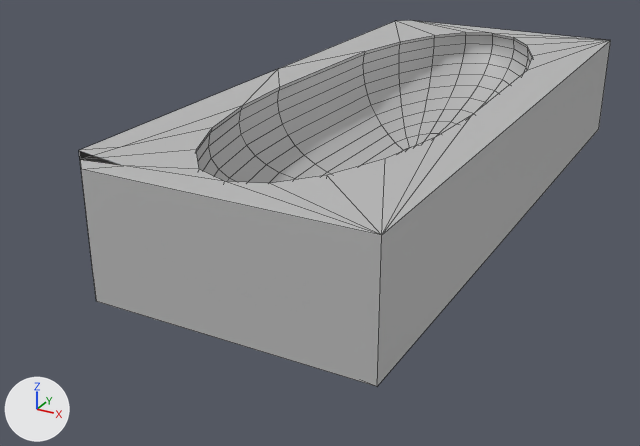
One commit to the FBX model GAJ16/Assets/Models/FBX/bathtub.fbx: the scene before it, then after it.
Before and after are seen from a 50 mm camera at (0.0669, -0.1507, 0.0773) aimed at (-0.0072, -0.0159, 0.0099). The lights are fixed; the arrows at lower left show +X, +Y and +Z. Mesh edges are drawn as thin lines. Where no turn or scale is listed for an object, it has been applied to the vertices.
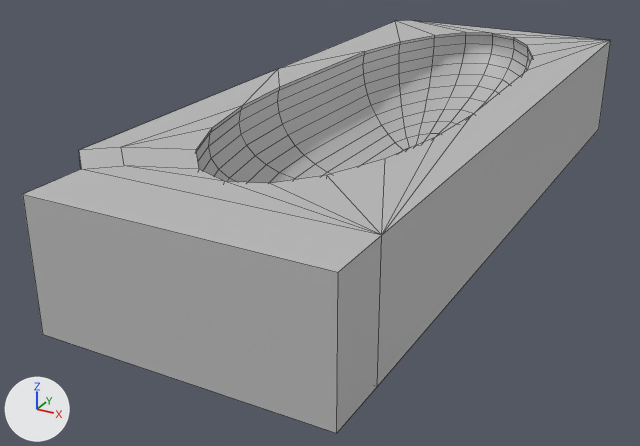
Boxes (x1, y1, x2, y2) around the edits, measured in the pictures (640 x 446 px):
'pCube2', reshaped (11% wider, 13% taller)
    before: (79, 20, 611, 386)
    after: (23, 20, 611, 433)
part 1 of me_mesh, built on
    before: (79, 128, 382, 386)
    after: (23, 128, 382, 433)

Patch to the scene script:
```diff
--- a/GAJ16/Assets/Models/FBX/bathtub.fbx.py
+++ b/GAJ16/Assets/Models/FBX/bathtub.fbx.py
@@ me_mesh @@
 me_mesh.from_pydata(...)  # 261 vertices, 276 faces; spans x -0.0267..0.0267, y -0.0624..0.0624, z -0.0107..0.0107
 # used by ob_pcube2; location = (0.0, 0.0, 0.0225)
 # verts and faces of me_mesh; kept vertices keep their numbers, new ones are numbered from 261
 # before: 0 (0.0267, -0.0624, -0.0107) at pixel (377, 386), 1 (0.0267, -0.0624, 0.0107) at pixel (381, 235), 15 (-0.0059, -0.0542, 0.0107) at pixel (199, 169), 16 (-0.0113, -0.0476, 0.0107) at pixel (196, 149), 17 (-0.0155, -0.0373, 0.0107) at pixel (212, 127)
 # before: 247 (-0.0059, -0.0542, 0.0107) at pixel (199, 169), 251 (-0.0207, -0.0624, -0.0107) at pixel (96, 301), 252 (-0.0222, -0.0521, 0.0107) at pixel (120, 147), 253 (-0.0267, -0.0564, 0.0107) at pixel (78, 150), 254 (-0.0207, -0.0624, 0.0107) at pixel (81, 169)
 # before: 255 (-0.0163, -0.0583, 0.0107) at pixel (123, 165), 256 (-0.0237, -0.0594, 0.0107) at pixel (79, 159)
+# me_mesh part 1
+delete_vertices([256])  # with the faces that use them
+delete_faces([(0, 1, 254, 251)])
+for new, old in zip([*range(261, 265)], [0, 1, 251, 254]): verts[new] = verts[old] + (0.0, -0.0111, 0.0)
+faces += [(261, 262, 264, 263), (252, 253, 254, 255), (15, 16, 252, 255, 247), (16, 17, 252), (251, 263, 264, 254), (0, 261, 263, 251)]
+faces += [(0, 1, 262, 261), (1, 254, 264, 262)]
 me_mesh.materials.append(mat_lambert1)
```
